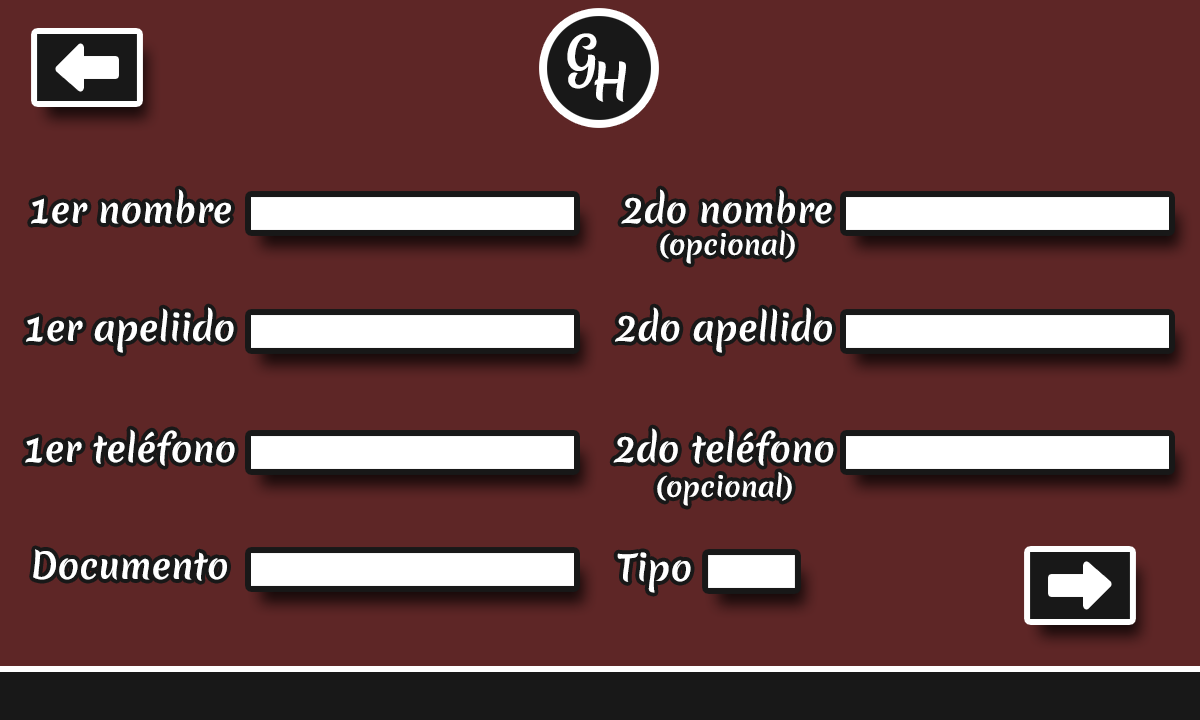
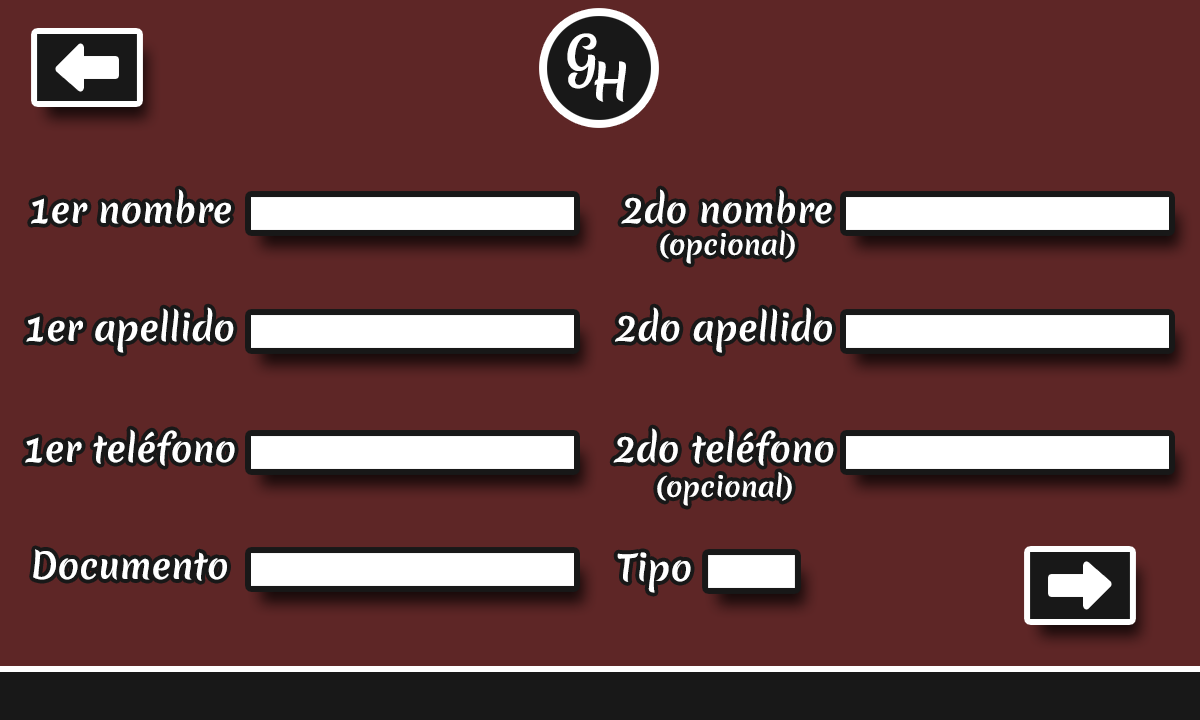
Comparing the layer stacks of the two 1200 x 720 images. Changes:
renamed "1er apeliido" to "1er apellido", painted on it over [26, 307, 234, 353]
